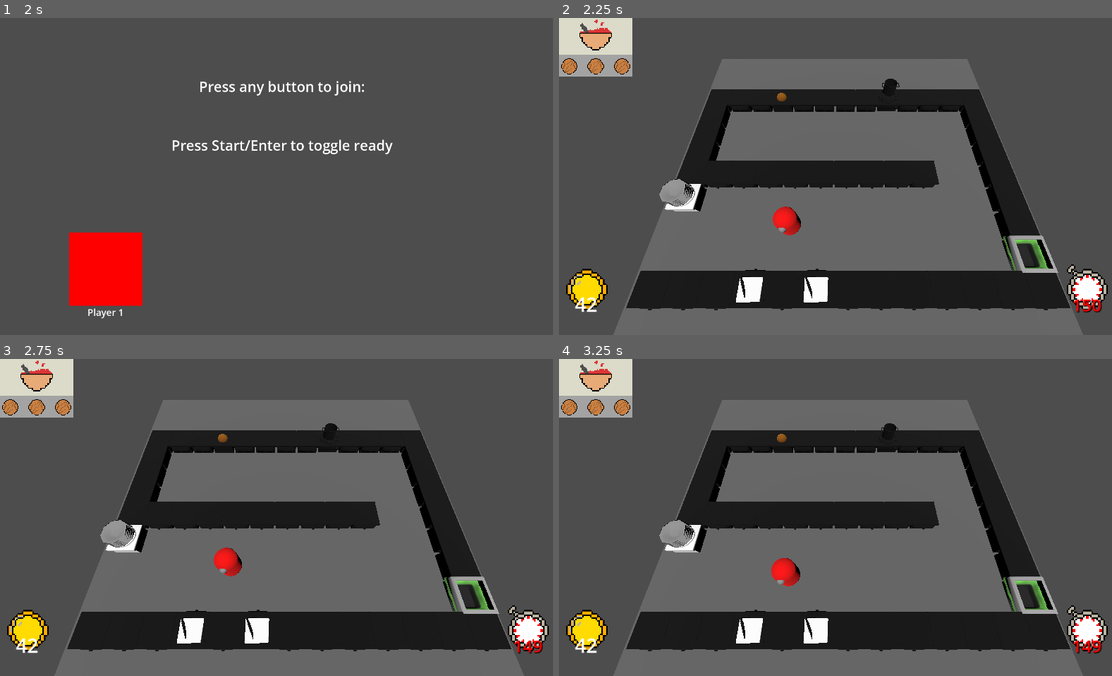
Above: before the commit, frames 1-4 (two rows, left to right).
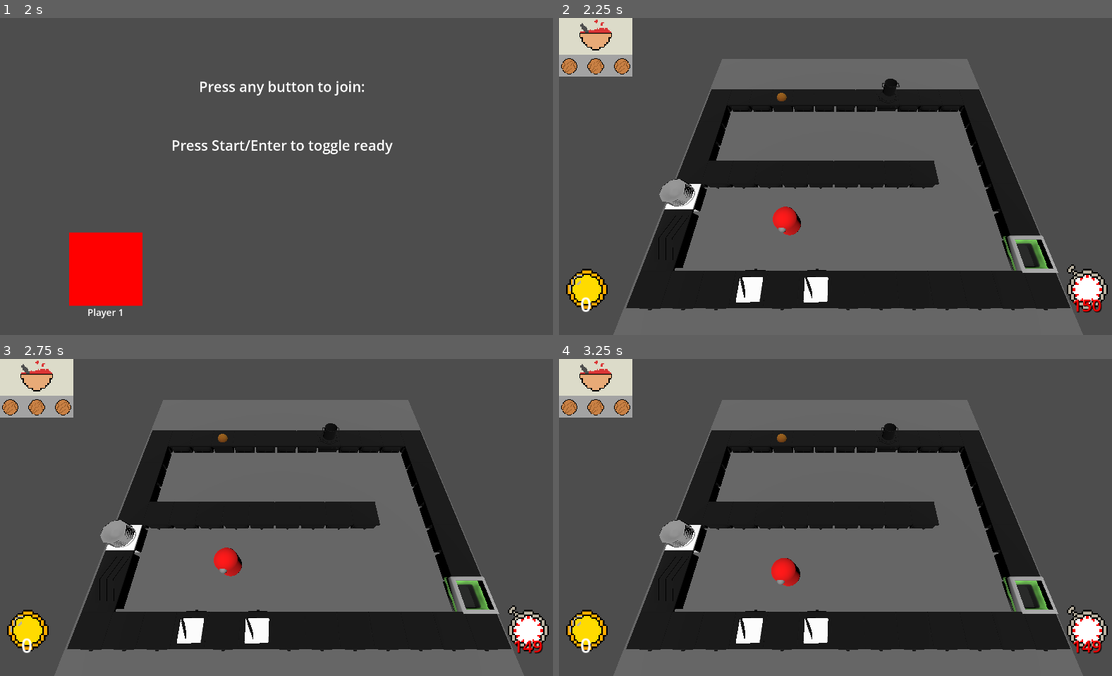
Above: after the commit, the same moments.

Repository: KFANullSense/TSE2025
Game: Godot game, scene res://Game Scenes/main_menu.tscn
The game is run twice, just before and just after one commit, with the same random seed, the same clock (stepped at 60 frames per second) and the same inputs.
Inputs (mouse positions are in pixels of both pictures, inside the frame that each line leads up to):
- Up to frame 1 (2 s): click (282, 179) at 0.5 s; tap Enter (start) at 1.25 s; tap Space (Interact-2) at 1.35 s
- Up to frame 2 (2.25 s): tap Enter (start) at 2 s; tap Space (Interact-2) at 2.1 s
- Up to frame 3 (2.75 s): no input
- Up to frame 4 (3.25 s): tap Enter (start) at 2.75 s; tap S (downInput-2) at 2.85 s; tap Space (Interact-2) at 3.05 s

Frame 1 is identical in both runs. In frame 2, 1.4% of the frame differs, in the area x 2-26%, y 60-93%; in frame 3, 1.4%; in frame 4, 1.4%.

Commit message:
so many changes
progress bars, game end, more interactrion fixes

Diff:
--- a/Game Scenes/Level1.tscn
+++ b/Game Scenes/Level1.tscn
@@ -7,6 +7,7 @@
 [ext_resource type="PackedScene" uid="uid://coqlbo3wkm3r" path="res://Prefab Objects/CounterTops/Cutting_Counter.tscn" id="5_54221"]
 [ext_resource type="PackedScene" uid="uid://b4o2vw782iyp4" path="res://Prefab Objects/CounterTops/cooker.tscn" id="6_d8mj4"]
 [ext_resource type="Script" uid="uid://d2bqxskn1ipo0" path="res://Scripts/Interactables/stoveTop.gd" id="7_q46m5"]
+[ext_resource type="PackedScene" uid="uid://xvqnqlnuf1f4" path="res://Prefab Objects/hand_in_counter.tscn" id="8_wcj6f"]
 [ext_resource type="PackedScene" uid="uid://dkjudv3iwouwi" path="res://Prefab Objects/CounterTops/plateHolder.tscn" id="9_1ntic"]
 
 [sub_resource type="StandardMaterial3D" id="StandardMaterial3D_l4am2"]
@@ -54,6 +55,9 @@
 transform = Transform3D(1, 0, 0, 0, 1, 0, 0, 0, 1, 2, 0, -4)
 script = ExtResource("7_q46m5")
 
+[node name="HandInCounter" parent="." instance=ExtResource("8_wcj6f")]
+transform = Transform3D(-4.37114e-08, 0, 1, 0, 1, 0, -1, 0, -4.37114e-08, -6, 0, 2.5)
+
 [node name="CounterHolder" type="Node" parent="."]
 
 [node name="Counter" parent="CounterHolder" instance=ExtResource("3_sda3d")]
--- /dev/null
+++ b/Game Scenes/game_end.tscn
@@ -0,0 +1,65 @@
+[gd_scene load_steps=3 format=3 uid="uid://dof78qrp6wyfy"]
+
+[ext_resource type="Script" uid="uid://c8idx7m2233ke" path="res://Scripts/gameEndScene.gd" id="1_1hede"]
+[ext_resource type="Texture2D" uid="uid://cmicpun7cobex" path="res://UI Images/Main UI/KitchenCompleteText.png" id="1_n2m11"]
+
+[node name="GameEnd" type="Node2D"]
+script = ExtResource("1_1hede")
+
+[node name="CanvasLayer" type="CanvasLayer" parent="."]
+
+[node name="Label" type="Sprite2D" parent="CanvasLayer"]
+position = Vector2(967, 185)
+texture = ExtResource("1_n2m11")
+
+[node name="Button" type="Button" parent="CanvasLayer"]
+anchors_preset = 8
+anchor_left = 0.5
+anchor_top = 0.5
+anchor_right = 0.5
+anchor_bottom = 0.5
+offset_left = -203.0
+offset_top = 272.0
+offset_right = 829.0
+offset_bottom = 666.0
+grow_horizontal = 2
+grow_vertical = 2
+scale = Vector2(0.4, 0.4)
+theme_override_font_sizes/font_size = 100
+text = "Back To Main Menu"
+icon_alignment = 1
+
+[node name="ScoreLabel" type="RichTextLabel" parent="CanvasLayer"]
+anchors_preset = 8
+anchor_left = 0.5
+anchor_top = 0.5
+anchor_right = 0.5
+anchor_bottom = 0.5
+offset_left = -346.0
+offset_top = -50.0
+offset_right = -46.0
+offset_bottom = 50.0
+grow_horizontal = 2
+grow_vertical = 2
+theme_override_font_sizes/normal_font_size = 60
+text = "Score:"
+horizontal_alignment = 2
+vertical_alignment = 1
+
+[node name="Score" type="RichTextLabel" parent="CanvasLayer"]
+anchors_preset = 8
+anchor_left = 0.5
+anchor_top = 0.5
+anchor_right = 0.5
+anchor_bottom = 0.5
+offset_left = 33.0
+offset_top = -50.0
+offset_right = 333.0
+offset_bottom = 50.0
+grow_horizontal = 2
+grow_vertical = 2
+theme_override_font_sizes/normal_font_size = 60
+text = "0"
+vertical_alignment = 1
+
+[connection signal="pressed" from="CanvasLayer/Button" to="." method="mainMenu"]
--- a/Prefab Objects/Cooking_Tools/Cooking_Pot.tscn
+++ b/Prefab Objects/Cooking_Tools/Cooking_Pot.tscn
@@ -1,7 +1,9 @@
-[gd_scene load_steps=5 format=3 uid="uid://bktxv0k6fxd45"]
+[gd_scene load_steps=9 format=3 uid="uid://bktxv0k6fxd45"]
 
 [ext_resource type="PackedScene" uid="uid://c1u5xpq3ransc" path="res://Art Assets/CookPot.fbx" id="1_5pn2d"]
 [ext_resource type="Script" uid="uid://chtwmuxnq4wn0" path="res://Scripts/Interactables/cooking_Pot.gd" id="1_d0s45"]
+[ext_resource type="PackedScene" uid="uid://by02swe31fywh" path="res://Prefab Objects/UI/ingredientDisplay.tscn" id="3_axwdh"]
+[ext_resource type="PackedScene" uid="uid://bp8rdymq08lfc" path="res://Prefab Objects/UI/progressBar.tscn" id="4_8h48u"]
 
 [sub_resource type="CylinderMesh" id="CylinderMesh_d0s45"]
 top_radius = 0.25
@@ -11,17 +13,23 @@
 [sub_resource type="BoxShape3D" id="BoxShape3D_axwdh"]
 size = Vector3(0.772215, 0.487915, 0.576538)
 
+[sub_resource type="ViewportTexture" id="ViewportTexture_axwdh"]
+viewport_path = NodePath("SubViewportContainer/SpriteViewport")
+
+[sub_resource type="ViewportTexture" id="ViewportTexture_8h48u"]
+viewport_path = NodePath("SubViewportContainer/BarViewport")
+
 [node name="CookingPot" type="RigidBody3D" node_paths=PackedStringArray("fill_meshes")]
 script = ExtResource("1_d0s45")
 fill_meshes = [NodePath("Fill1"), NodePath("Fill2"), NodePath("Fill3")]
 
 [node name="Fill1" type="MeshInstance3D" parent="."]
-transform = Transform3D(1, 0, 0, 0, 1, 0, 0, 0, 1, 0, 0.240214, 0)
+transform = Transform3D(1, 0, 0, 0, 1, 0, 0, 0, 1, 0, 0.123733, 0)
 visible = false
 mesh = SubResource("CylinderMesh_d0s45")
 
 [node name="Fill2" type="MeshInstance3D" parent="."]
-transform = Transform3D(1, 0, 0, 0, 1, 0, 0, 0, 1, 0, 0.274297, 0)
+transform = Transform3D(1, 0, 0, 0, 1, 0, 0, 0, 1, 0, 0.213555, 0)
 visible = false
 mesh = SubResource("CylinderMesh_d0s45")
 
@@ -36,3 +44,11 @@
 [node name="CollisionShape3D" type="CollisionShape3D" parent="."]
 transform = Transform3D(1, 0, 0, 0, 1, 0, 0, 0, 1, -0.00584888, 0.256042, 0.000183105)
 shape = SubResource("BoxShape3D_axwdh")
+
+[node name="IngredientDisplay" parent="." instance=ExtResource("3_axwdh")]
+transform = Transform3D(0.2, 0, 0, 0, 0.2, 0, 0, 0, 0.2, 0, 1.25, 0)
+texture = SubResource("ViewportTexture_axwdh")
+
+[node name="ProgressBar" parent="." instance=ExtResource("4_8h48u")]
+transform = Transform3D(0.2, 0, 0, 0, 0.2, 0, 0, 0, 0.2, 0, 1.54129, 0)
+texture = SubResource("ViewportTexture_8h48u")
--- a/Prefab Objects/CounterTops/Cutting_Counter.tscn
+++ b/Prefab Objects/CounterTops/Cutting_Counter.tscn
@@ -1,12 +1,16 @@
-[gd_scene load_steps=6 format=3 uid="uid://coqlbo3wkm3r"]
+[gd_scene load_steps=8 format=3 uid="uid://coqlbo3wkm3r"]
 
 [ext_resource type="PackedScene" uid="uid://dko6f4vllq8kr" path="res://Prefab Objects/CounterTops/counter.tscn" id="1_e0lpf"]
 [ext_resource type="Script" uid="uid://cdaxogjhmuo5h" path="res://Scripts/Interactables/chopping_Counter.gd" id="1_rl2r5"]
 [ext_resource type="PackedScene" uid="uid://61sco4pgv044" path="res://Art Assets/CuttingBoard.fbx" id="2_rl2r5"]
 [ext_resource type="PackedScene" uid="uid://dvomopr0i8nqo" path="res://Art Assets/Knife.fbx" id="3_3ewtu"]
+[ext_resource type="PackedScene" uid="uid://bp8rdymq08lfc" path="res://Prefab Objects/UI/progressBar.tscn" id="5_3ewtu"]
 
 [sub_resource type="BoxShape3D" id="BoxShape3D_ojr0l"]
 size = Vector3(1, 0.676, 1)
+
+[sub_resource type="ViewportTexture" id="ViewportTexture_ojr0l"]
+viewport_path = NodePath("SubViewportContainer/BarViewport")
 
 [node name="CuttingCounter" type="StaticBody3D"]
 script = ExtResource("1_rl2r5")
@@ -23,3 +27,7 @@
 
 [node name="Knife" parent="." instance=ExtResource("3_3ewtu")]
 transform = Transform3D(81.2671, 0, 38.6737, 0, 90, 0, -38.6737, 0, 81.2671, 0.134782, 0.536941, -0.0151898)
+
+[node name="ProgressBar" parent="." instance=ExtResource("5_3ewtu")]
+transform = Transform3D(0.2, 0, 0, 0, 0.2, 0, 0, 0, 0.2, 0, 1.25677, 0)
+texture = SubResource("ViewportTexture_ojr0l")
--- /dev/null
+++ b/Prefab Objects/UI/ingredientDisplay.tscn
@@ -0,0 +1,45 @@
+[gd_scene load_steps=4 format=3 uid="uid://by02swe31fywh"]
+
+[ext_resource type="Script" uid="uid://dehkvfl4y5ahv" path="res://Scripts/ingredientDisplay.gd" id="1_1iqlq"]
+[ext_resource type="Texture2D" uid="uid://dg7beh66ndvao" path="res://UI Images/Food Items/Onion.png" id="1_v6nb2"]
+
+[sub_resource type="ViewportTexture" id="ViewportTexture_1iqlq"]
+viewport_path = NodePath("SubViewportContainer/SpriteViewport")
+
+[node name="IngredientDisplay" type="Sprite3D"]
+transform = Transform3D(0.2, 0, 0, 0, 0.2, 0, 0, 0, 0.2, 0, 0, 0)
+billboard = 1
+texture = SubResource("ViewportTexture_1iqlq")
+script = ExtResource("1_1iqlq")
+
+[node name="SubViewportContainer" type="SubViewportContainer" parent="."]
+offset_top = 1.0
+offset_right = 256.0
+offset_bottom = 257.0
+
+[node name="SpriteViewport" type="SubViewport" parent="SubViewportContainer"]
+unique_name_in_owner = true
+transparent_bg = true
+handle_input_locally = false
+size = Vector2i(256, 256)
+render_target_update_mode = 4
+
+[node name="Sprite2D" type="Sprite2D" parent="SubViewportContainer/SpriteViewport"]
+position = Vector2(60, 60)
+scale = Vector2(0.4, 0.4)
+texture = ExtResource("1_v6nb2")
+
+[node name="Sprite2D2" type="Sprite2D" parent="SubViewportContainer/SpriteViewport"]
+position = Vector2(196, 57)
+scale = Vector2(0.4, 0.4)
+texture = ExtResource("1_v6nb2")
+
+[node name="Sprite2D3" type="Sprite2D" parent="SubViewportContainer/SpriteViewport"]
+position = Vector2(60, 196)
+scale = Vector2(0.4, 0.4)
+texture = ExtResource("1_v6nb2")
+
+[node name="Sprite2D4" type="Sprite2D" parent="SubViewportContainer/SpriteViewport"]
+position = Vector2(196, 196)
+scale = Vector2(0.4, 0.4)
+texture = ExtResource("1_v6nb2")
--- /dev/null
+++ b/Prefab Objects/UI/progressBar.tscn
@@ -0,0 +1,31 @@
+[gd_scene load_steps=3 format=3 uid="uid://bp8rdymq08lfc"]
+
+[sub_resource type="ViewportTexture" id="ViewportTexture_5s15q"]
+viewport_path = NodePath("SubViewportContainer/BarViewport")
+
+[sub_resource type="StyleBoxFlat" id="StyleBoxFlat_5s15q"]
+bg_color = Color(1, 1, 1, 1)
+
+[node name="ProgressBar" type="Sprite3D"]
+transform = Transform3D(0.2, 0, 0, 0, 0.2, 0, 0, 0, 0.2, 0, 0, 0)
+billboard = 1
+texture = SubResource("ViewportTexture_5s15q")
+
+[node name="SubViewportContainer" type="SubViewportContainer" parent="."]
+offset_top = 1.0
+offset_right = 256.0
+offset_bottom = 257.0
+
+[node name="BarViewport" type="SubViewport" parent="SubViewportContainer"]
+unique_name_in_owner = true
+transparent_bg = true
+handle_input_locally = false
+size = Vector2i(256, 256)
+render_target_update_mode = 4
+
+[node name="ProgressBar" type="ProgressBar" parent="SubViewportContainer/BarViewport"]
+offset_right = 256.0
+offset_bottom = 50.0
+theme_override_styles/fill = SubResource("StyleBoxFlat_5s15q")
+max_value = 1.0
+show_percentage = false
--- /dev/null
+++ b/Prefab Objects/hand_in_counter.tscn
@@ -0,0 +1,17 @@
+[gd_scene load_steps=4 format=3 uid="uid://xvqnqlnuf1f4"]
+
+[ext_resource type="Script" uid="uid://mmnv5vcyhyqm" path="res://Scripts/handInCounter.gd" id="1_jopc6"]
+[ext_resource type="PackedScene" uid="uid://dfvrw4r3k512y" path="res://Art Assets/FoodConveyor.fbx" id="1_lyt07"]
+
+[sub_resource type="BoxShape3D" id="BoxShape3D_jopc6"]
+size = Vector3(2, 0.6, 1)
+
+[node name="HandInCounter" type="StaticBody3D"]
+script = ExtResource("1_jopc6")
+
+[node name="FoodConveyor" parent="." instance=ExtResource("1_lyt07")]
+transform = Transform3D(100, 0, 0, 0, 100, 0, 0, 0, 100, 0, 0, 0)
+
+[node name="CollisionShape3D" type="CollisionShape3D" parent="."]
+transform = Transform3D(1, 0, 0, 0, 1, 0, 0, 0, 1, 0, 0.25, 0)
+shape = SubResource("BoxShape3D_jopc6")
--- a/Prefab Objects/plate.tscn
+++ b/Prefab Objects/plate.tscn
@@ -1,7 +1,8 @@
-[gd_scene load_steps=7 format=3 uid="uid://cy002wp1rfqi5"]
+[gd_scene load_steps=9 format=3 uid="uid://cy002wp1rfqi5"]
 
 [ext_resource type="Script" uid="uid://bynhl0y7u25o8" path="res://Scripts/Ingredient Scripts/ingredientStack.gd" id="1_siadw"]
 [ext_resource type="ArrayMesh" uid="uid://s0r2edxspok0" path="res://Art Assets/PlateModelFixed.obj" id="2_siadw"]
+[ext_resource type="PackedScene" uid="uid://by02swe31fywh" path="res://Prefab Objects/UI/ingredientDisplay.tscn" id="3_toqv3"]
 
 [sub_resource type="BoxShape3D" id="BoxShape3D_7pwy8"]
 size = Vector3(1, 0.432993, 1)
@@ -17,6 +18,9 @@
 radial_segments = 67
 
 [sub_resource type="Skin" id="Skin_toqv3"]
+
+[sub_resource type="ViewportTexture" id="ViewportTexture_2miyw"]
+viewport_path = NodePath("SubViewportContainer/SpriteViewport")
 
 [node name="Plate" type="RigidBody3D" groups=["Ingredient"]]
 script = ExtResource("1_siadw")
@@ -36,3 +40,7 @@
 mesh = SubResource("CylinderMesh_siadw")
 skin = SubResource("Skin_toqv3")
 skeleton = NodePath("")
+
+[node name="IngredientDisplay" parent="." instance=ExtResource("3_toqv3")]
+transform = Transform3D(0.2, 0, 0, 0, 0.2, 0, 0, 0, 0.2, 0, 1.25, 0)
+texture = SubResource("ViewportTexture_2miyw")
--- a/Scripts/Ingredient Scripts/ingredientStack.gd
+++ b/Scripts/Ingredient Scripts/ingredientStack.gd
@@ -3,12 +3,14 @@
 class_name IngredientStack
 
 enum StackType {
+	EMPTY,
 	INGREDIENTS,
 	SOUP
 }
 
 var currentIngredients = []
-var localStackType: StackType
+var localStackType: StackType = StackType.EMPTY
+@onready var localIngredientDisplay: IngredientDisplay = get_node("IngredientDisplay")
 
 func addIngredient(ingredientToAdd) -> bool:
 	if (ingredientToAdd is Ingredient):
@@ -22,6 +24,7 @@
 				ingredientToAdd.linear_velocity = Vector3.ZERO
 				ingredientToAdd.angular_velocity = Vector3.ZERO
 				currentIngredients.append(ingredientToAdd)
+				localIngredientDisplay.updateIngredientSprites(currentIngredients)
 				return true
 
 	elif (ingredientToAdd is CookingPot):
@@ -30,40 +33,62 @@
 			currentIngredients = ingredientToAdd.finishedSoup.childIngredients
 			get_node("%SoupMesh").visible = true
 			ingredientToAdd.clearPot()
+			localIngredientDisplay.updateIngredientSprites(currentIngredients)
 			return true
 
 	elif (ingredientToAdd is IngredientStack):
-		if (localStackType == StackType.INGREDIENTS):
-			if (currentIngredients.size() == 0 and ingredientToAdd.currentIngredients.size() > 0):
-				for otherIngredient in ingredientToAdd.currentIngredients:
-					addIngredient(otherIngredient)
+		if (localStackType == StackType.EMPTY):
+			if (ingredientToAdd.localStackType == StackType.INGREDIENTS):
+				if (currentIngredients.size() == 0 and ingredientToAdd.currentIngredients.size() > 0):
+					for otherIngredient in ingredientToAdd.currentIngredients:
+						addIngredient(otherIngredient)
 
-				ingredientToAdd.currentIngredients = []
-				return true
-		elif (localStackType == StackType.SOUP):
-			if (currentIngredients.size() == 0 and ingredientToAdd.currentIngredients.size() > 0):
-				for otherIngredient in ingredientToAdd.currentIngredients:
-					addIngredient(otherIngredient)
+					ingredientToAdd.removeAllIngredients(false)
+					return true
 
-				ingredientToAdd.currentIngredients = []
+			elif (ingredientToAdd.localStackType == StackType.SOUP):
+				if (currentIngredients.size() == 0 and ingredientToAdd.currentIngredients.size() > 0):
+					localStackType = StackType.SOUP
+					currentIngredients = ingredientToAdd.currentIngredients
+					get_node("%SoupMesh").visible = true
+					localIngredientDisplay.updateIngredientSprites(currentIngredients)
 
-				get_node("%SoupMesh").visible = false
-				ingredientToAdd.get_node("%SoupMesh").visible = true
+					ingredientToAdd.removeAllIngredients(false)
 
-				return true
+					return true
 
-		elif (currentIngredients.size() > 0 and ingredientToAdd.currentIngredients.size() == 0):
-			for localIngredient in currentIngredients:
-				ingredientToAdd.addIngredient(localIngredient)
+		elif (ingredientToAdd.localStackType == StackType.EMPTY):
+			if (localStackType == StackType.INGREDIENTS):
+				if (currentIngredients.size() > 0 and ingredientToAdd.currentIngredients.size() == 0):
+					for localIngredient in currentIngredients:
+						ingredientToAdd.addIngredient(localIngredient)
 
-			currentIngredients = []
-			return true
+					removeAllIngredients(false)
+					return true
+
+			elif (localStackType == StackType.SOUP):
+				if (currentIngredients.size() > 0 and ingredientToAdd.currentIngredients.size() == 0):
+					ingredientToAdd.localStackType = StackType.SOUP
+					ingredientToAdd.currentIngredients = currentIngredients
+					ingredientToAdd.get_node("%SoupMesh").visible = true
+					ingredientToAdd.localIngredientDisplay.updateIngredientSprites(currentIngredients)
+
+					removeAllIngredients(false)
+
+					return true
+
 
 	return false
 
-func removeAllIngredients():
+func removeAllIngredients(shouldDeleteIngredients: bool = true):
 	get_node("%SoupMesh").visible = false
 
-	for ing in currentIngredients:
-		ing.free()
-		currentIngredients = []
+	if (shouldDeleteIngredients):
+		for ing in currentIngredients:
+			ing.free()
+
+	currentIngredients = []
+
+	localStackType = StackType.EMPTY
+
+	localIngredientDisplay.updateIngredientSprites(currentIngredients)
--- a/Scripts/Ingredient Scripts/recipe.gd
+++ b/Scripts/Ingredient Scripts/recipe.gd
@@ -16,11 +16,14 @@
 		return false
 
 	var ingredientsRemaining = finalItemIngredients.duplicate(true)
+	var skipToNextLoop = false
 
 	for inputIngredient in inputFood.currentIngredients:
 		for localIngredient in finalItemIngredients:
-			if (inputIngredient.ingredient_type == localIngredient):
+			if (inputIngredient == localIngredient):
 				ingredientsRemaining.erase(localIngredient)
+				break
+
 
 	if (ingredientsRemaining.size() == 0):
 		return true
--- a/Scripts/Interactables/chopping_Counter.gd
+++ b/Scripts/Interactables/chopping_Counter.gd
@@ -5,9 +5,22 @@
 const CHOPPING_TIME: float = 2.0
 
 var chop_progress: float = 0.0
+var isChopping: bool = false
+@onready var localProgressBar: ProgressBar = get_node("ProgressBar").get_node("%BarViewport/ProgressBar")
+
+func _ready() -> void:
+	localProgressBar.visible = false
 
 func chopIngredient():
 	if (inventory is Ingredient):
 		if (not inventory.is_chopped):
-			await get_tree().create_timer(CHOPPING_TIME).timeout
+			localProgressBar.visible = true
+			chop_progress = 0
+
+			while (chop_progress < CHOPPING_TIME):
+				localProgressBar.value = chop_progress / CHOPPING_TIME
+				await Engine.get_main_loop().process_frame
+				chop_progress += get_process_delta_time()
+
+			localProgressBar.visible = false
 			inventory.finish_chopping()
--- a/Scripts/Interactables/cooking_Pot.gd
+++ b/Scripts/Interactables/cooking_Pot.gd
@@ -12,6 +12,12 @@
 var finishedSoup: CookedFood
 var isCooked = false
 var isOnStove = true
+
+@onready var localIngredientDisplay: IngredientDisplay = get_node("IngredientDisplay")
+@onready var localProgressBar: ProgressBar = get_node("ProgressBar").get_node("%BarViewport/ProgressBar")
+
+func _ready() -> void:
+	localProgressBar.visible = false
 
 func addIngredient(ingredientToAdd) -> bool:
 	if localIngredients.size() >= MAX_ITEMS:
@@ -52,25 +58,32 @@
 	else:
 		return false
 
+	localIngredientDisplay.updateIngredientSprites(localIngredients)
 	fill_meshes[localIngredients.size() - 1].visible = true
 	return true
 
 func _process(delta: float) -> void:
 	if (localIngredients.size() > 0 and isCooked == false and isOnStove):
+		localProgressBar.visible = true
+		localProgressBar.value = cookProgress / TIME_TO_COOK
+
 		cookProgress += delta
 
 		if (cookProgress > TIME_TO_COOK):
+			localProgressBar.visible = false
 			isCooked = true
 			var finishedIngredientList: Array[Ingredient.IngredientType]
 			for localIngredient in localIngredients:
 				finishedIngredientList.append(localIngredient)
 			finishedSoup = CookedFood.new(CookedFood.FoodType.SOUP, finishedIngredientList)
+			set_fill_color("onion")
 			localIngredients = []
 
 	else:
 		cookProgress = 0
+		localProgressBar.visible = false
 
-func set_fill_color(mesh: MeshInstance3D, type: String):
+func set_fill_color(type: String):
 	var color := Color.WHITE
 
 	match type.to_lower():
@@ -82,17 +95,20 @@
 			color = Color.ORANGE
 		"lettuce":
 			color = Color(0.2, 0.6, 0.2) # Green
-		_:
+		"blank":
 			color = Color.LIGHT_GRAY
 
 	var mat := StandardMaterial3D.new()
 	mat.albedo_color = color
-	mesh.set_surface_override_material(0, mat)
+	for fillMesh in fill_meshes:
+		fillMesh.set_surface_override_material(0, mat)
 
 func clearPot():
 	localIngredients = []
 	for fillMesh in fill_meshes:
 		fillMesh.visible = false
+		fillMesh.set_surface_override_material(0, null)
 
 	finishedSoup = null
 	isCooked = false
+	localIngredientDisplay.updateIngredientSprites(localIngredients)
--- /dev/null
+++ b/Scripts/gameEndScene.gd
@@ -0,0 +1,7 @@
+extends Node2D
+
+func _ready() -> void:
+	get_node("CanvasLayer/Score").text = str(GameManager.currentScore)
+
+func mainMenu():
+	GameManager.ReturnToMainMenu()
--- a/Scripts/gameManager.gd
+++ b/Scripts/gameManager.gd
@@ -1,4 +1,6 @@
 extends Node
+
+signal scoreChanged
 
 enum GameState {
 	MAINMENU,
@@ -13,6 +15,8 @@
 var playerObjectList = []
 
 var gameScenes: Array[String] = ["res://Game Scenes/Level1.tscn"]
+var gameEndScene: String = "res://Game Scenes/game_end.tscn"
+var mainMenuScene: String = "res://Game Scenes/main_menu.tscn"
 var playerScene = preload("res://Prefab Objects/Player/Player.tscn")
 var recipeUIScene = preload("res://Prefab Objects/UI/recipeUI.tscn")
 var overlayUIScene = preload("res://Prefab Objects/UI/ui_overlay.tscn")
@@ -28,7 +32,8 @@
 
 var currentGameUI = null
 
-var timeBetweenRecipes: float = 10
+var timeBetweenRecipes: float = 30
+var currentScore = 0
 
 func AddPlayerToList(playerToAdd):
 	if (playerToAdd is not playerData):
@@ -52,6 +57,8 @@
 	if (localGameState != GameState.PLAYERSELECT):
 		push_warning("GameManager: Attempting to start game from an invalid game state.")
 		return
+
+	ClearGameObjects()
 
 	CreatePlayerInputMaps()
 	get_tree().change_scene_to_file(gameScenes[sceneIndex])
@@ -133,5 +140,52 @@
 
 		await get_tree().create_timer(timeBetweenRecipes).timeout
 
+func HandInRecipe(itemListToCheck):
+	var result = CheckRecipeAgainstList(itemListToCheck)
+
+	if (result == true):
+		CompleteRecipe()
+
+	else:
+		FailRecipe()
+
+func CheckRecipeAgainstList(itemListToCheck):
+	for localRecipe in currentRecipeList:
+		if (localRecipe.checkIfRecipeMatch(itemListToCheck)):
+			localRecipe.recipeUIObject.free()
+			currentRecipeList.erase(localRecipe)
+			return true
+
+	return false
+
+func CompleteRecipe():
+	currentScore += 20
+	scoreChanged.emit()
+
+func FailRecipe():
+	currentScore -= 10
+	scoreChanged.emit()
+
 func EndGame():
 	UpdateGameState(GameState.GAMEEND)
+	ClearGameObjects()
+	get_tree().change_scene_to_file(gameEndScene)
+
+func ClearGameObjects():
+	currentRecipeList = []
+	if (currentGameTimer != null):
+		currentGameTimer.free()
+	if (currentGameUI != null):
+		currentGameUI.free()
+
+func ClearPlayerData():
+	currentScore = 0
+	ClearTemporaryInputs()
+	playerDataList = []
+	playerObjectList = []
+
+func ReturnToMainMenu():
+	ClearGameObjects()
+	ClearPlayerData()
+	UpdateGameState(GameState.MAINMENU)
+	get_tree().change_scene_to_file(mainMenuScene)
--- /dev/null
+++ b/Scripts/handInCounter.gd
@@ -0,0 +1,14 @@
+extends Node3D
+
+class_name HandInCounter
+
+func handInItem(itemToCheck) -> bool:
+	if (itemToCheck is not IngredientStack):
+		return false
+
+	if itemToCheck.currentIngredients.size() <= 0:
+		return false
+
+	GameManager.HandInRecipe(itemToCheck)
+
+	return true
--- /dev/null
+++ b/Scripts/ingredientDisplay.gd
@@ -0,0 +1,30 @@
+extends Sprite3D
+
+class_name IngredientDisplay
+
+@onready var localSprites: Array[Node] = get_node("%SpriteViewport").get_children()
+
+func _ready() -> void:
+	updateIngredientSprites([])
+
+func updateIngredientSprites(ingredientList):
+	for i in range (localSprites.size()):
+		var textureToChangeTo: Texture = null
+		if (i < ingredientList.size()):
+			var ingredientToMatch: Ingredient.IngredientType
+
+			if (ingredientList[i] is Ingredient):
+				ingredientToMatch = ingredientList[i].ingredient_type
+				print(ingredientToMatch)
+			else:
+				ingredientToMatch = ingredientList[i]
+
+			match ingredientToMatch:
+				Ingredient.IngredientType.ONION:
+					textureToChangeTo = SpriteLoader.onionSprite
+				Ingredient.IngredientType.MUSHROOM:
+					textureToChangeTo = SpriteLoader.mushroomSprite
+				Ingredient.IngredientType.TOMATO:
+					textureToChangeTo = SpriteLoader.tomatoSprite
+
+		localSprites[i].texture = textureToChangeTo
--- a/Scripts/interactionHandler.gd
+++ b/Scripts/interactionHandler.gd
@@ -36,6 +36,11 @@
 		elif hit is ProduceBin:
 			if (not holding):
 				produce(hit)
+
+		elif hit is HandInCounter:
+			if (holding):
+				handIn(hit)
+
 	else:
 		if (holding):
 			putDown()
@@ -94,6 +99,13 @@
 func produce(localProduceBin):
 	pickUp(localProduceBin.spawnObject())
 
+func handIn(localCounter: HandInCounter):
+	var result = localCounter.handInItem(inventory)
+
+	if result == true:
+		inventory.free()
+		holding = false
+
 func delete():
 	if (inventory is IngredientStack):
 		inventory.removeAllIngredients()
--- a/Scripts/uiOverlay.gd
+++ b/Scripts/uiOverlay.gd
@@ -1,7 +1,15 @@
 extends CanvasLayer
 
 @onready var timerLabel: RichTextLabel = get_node("%TimeLabel")
+@onready var scoreLabel: RichTextLabel = get_node("%CoinLabel")
+
+func _ready() -> void:
+	updateScore()
+	GameManager.scoreChanged.connect(updateScore)
 
 func _process(delta: float) -> void:
 	if (GameManager.localGameState == GameManager.GameState.GAMERUNNING and GameManager.currentGameTimer != null):
 		timerLabel.text = str(roundi(GameManager.currentGameTimer.time_left))
+
+func updateScore():
+	scoreLabel.text = str(roundi(GameManager.currentScore))
Not shown: 1 places in Game Scenes/Level1.tscn that only renumber resources
Not shown, added: Scripts/gameEndScene.gd.uid
Not shown, added: Scripts/handInCounter.gd.uid
Not shown, added: Scripts/ingredientDisplay.gd.uid
